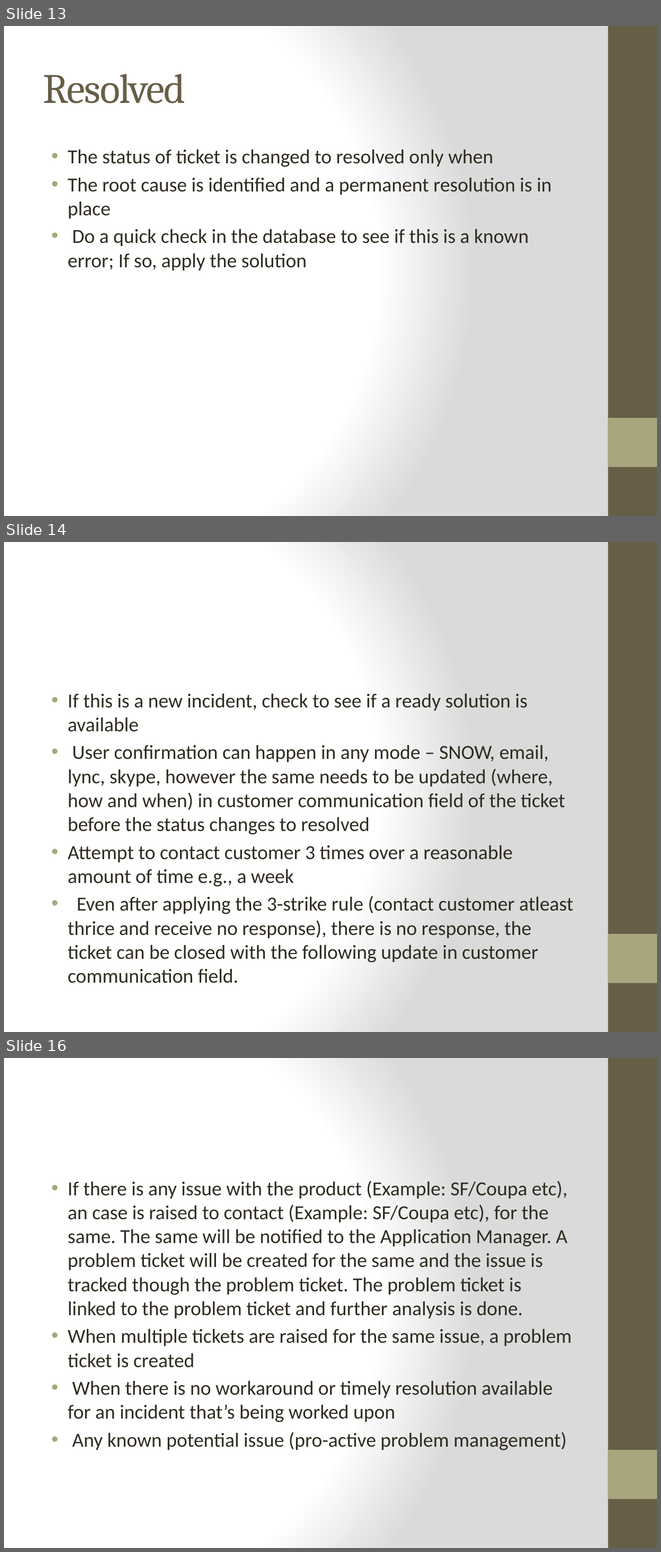
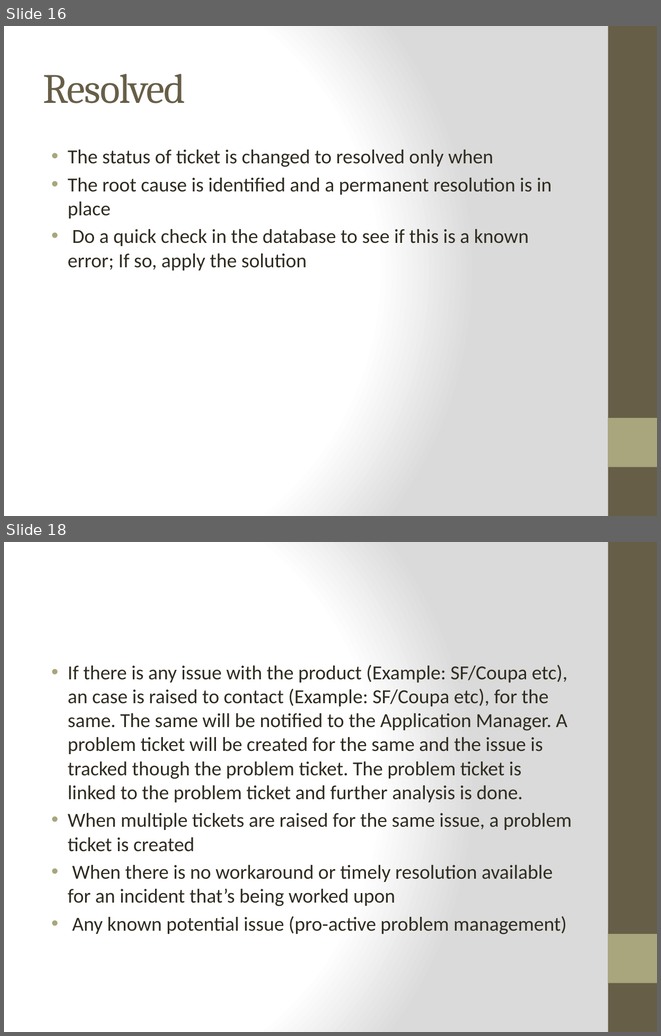
Before and after one commit to Group5LoanApplication/LAp, a slide deck: Incident Management.pptx. Shown one above the other, each under a label of ours: slides 13, 14 and 16 before the commit, slides 16 and 18 after it; the slides between them are not shown. The pictures are 661x1552 and 661x1036 pixels, drawn with LibreOffice and Linux fonts; fonts in the diff are those of the drawing. Boxes give left, top, right and bottom in pixels: in the first picture for what was removed or moved away, otherwise in the second. Text is boxed around its words. In the diff, an @@ line names an element or a change of style, - is before the commit and + after.

```diff
--- a/Incident Management.pptx
+++ b/Incident Management.pptx
@@ slide 14 removed at <box>4,542,657,1032</box>, background gradient #FFFFFF to #DADADA; not listed: 2 template elements that a slide beside it also shows @@
@@ text removed at <box>68,694,573,983</box> @@
-• If this is a new incident, check to see if a ready solution is available
-• User confirmation can happen in any mode – SNOW, email, lync, skype, however the same needs to be updated (where, how and when) in customer communication field of the ticket before the status changes to resolved
-• Attempt to contact customer 3 times over a reasonable amount of time e.g., a week
-• Even after applying the 3-strike rule (contact customer atleast thrice and receive no response), there is no response, the ticket can be closed with the following update in customer communication field.
@@ what was slide 13 is now slide 16 @@
@@ what was slide 16 is now slide 18 @@
```
Also in this commit, not shown: 9 slides changed, 6 slides added, 3 other slides removed.
